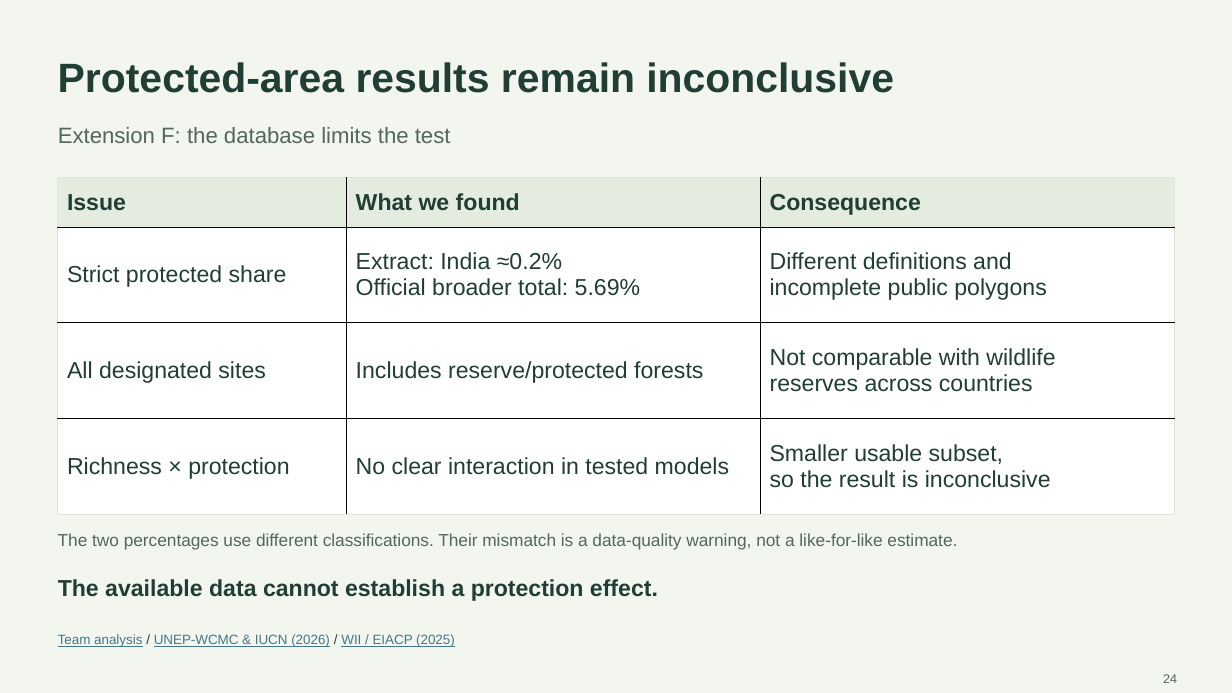
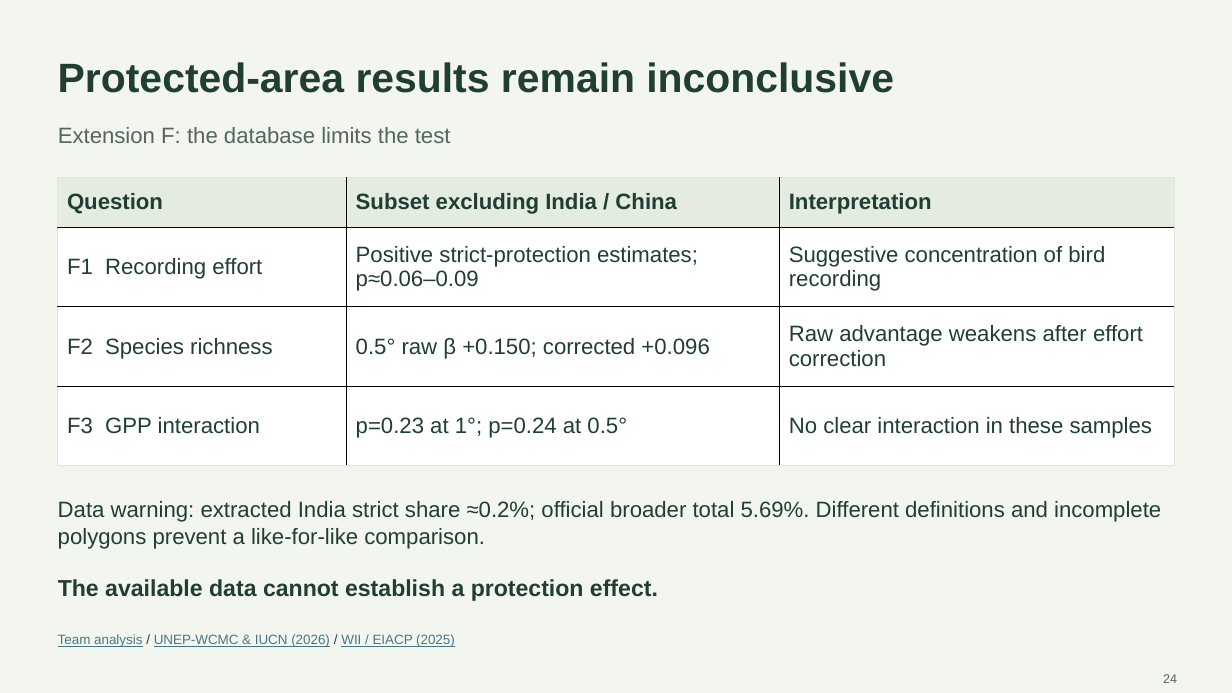
Before and after one commit to Devansh061105/Course-Project-EVST, a slide deck: slide 24 of presentation/final/Final_Evaluation_Biodiversity_Productivity.pptx. Drawn at 1232x693 pixels with LibreOffice and Linux fonts; fonts in the diff are those of the drawing. Boxes give left, top, right and bottom in pixels: in the first picture for what was removed or moved away, otherwise in the second. Text is boxed around its words. In the diff, an @@ line names an element or a change of style, - is before the commit and + after.

```diff
--- a/presentation/final/Final_Evaluation_Biodiversity_Productivity.pptx
+++ b/presentation/final/Final_Evaluation_Biodiversity_Productivity.pptx
@@ table at [57,177,1174,466] @@
-row 1: Issue | What we found | Consequence
+row 1: Question | Subset excluding India / China | Interpretation
-row 2: Strict protected share | Extract: India ≈0.2% / Official broader total: 5.69% | Different definitions and / incomplete public polygons
+row 2: F1 Recording effort | Positive strict-protection estimates; p≈0.06–0.09 | Suggestive concentration of bird recording
-row 3: All designated sites | Includes reserve/protected forests | Not comparable with wildlife / reserves across countries
+row 3: F2 Species richness | 0.5° raw β +0.150; corrected +0.096 | Raw advantage weakens after effort correction
-row 4: Richness × protection | No clear interaction in tested models | Smaller usable subset, / so the result is inconclusive
+row 4: F3 GPP interaction | p=0.23 at 1°; p=0.24 at 0.5° | No clear interaction in these samples
@@ text at [58,501,1161,549]: text changed; size 13.5 to 17.2 pt; text colour #53675D to #213E34 @@
-The two percentages use different classifications. Their mismatch is a data-quality warning, not a like-for-like estimate.
+Data warning: extracted India strict share ≈0.2%; official broader total 5.69%. Different definitions and incomplete polygons prevent a like-for-like comparison.
```
Also in this commit, not shown: 29 other slides changed, 9 slides added, 5 slides removed, 6 other files.
